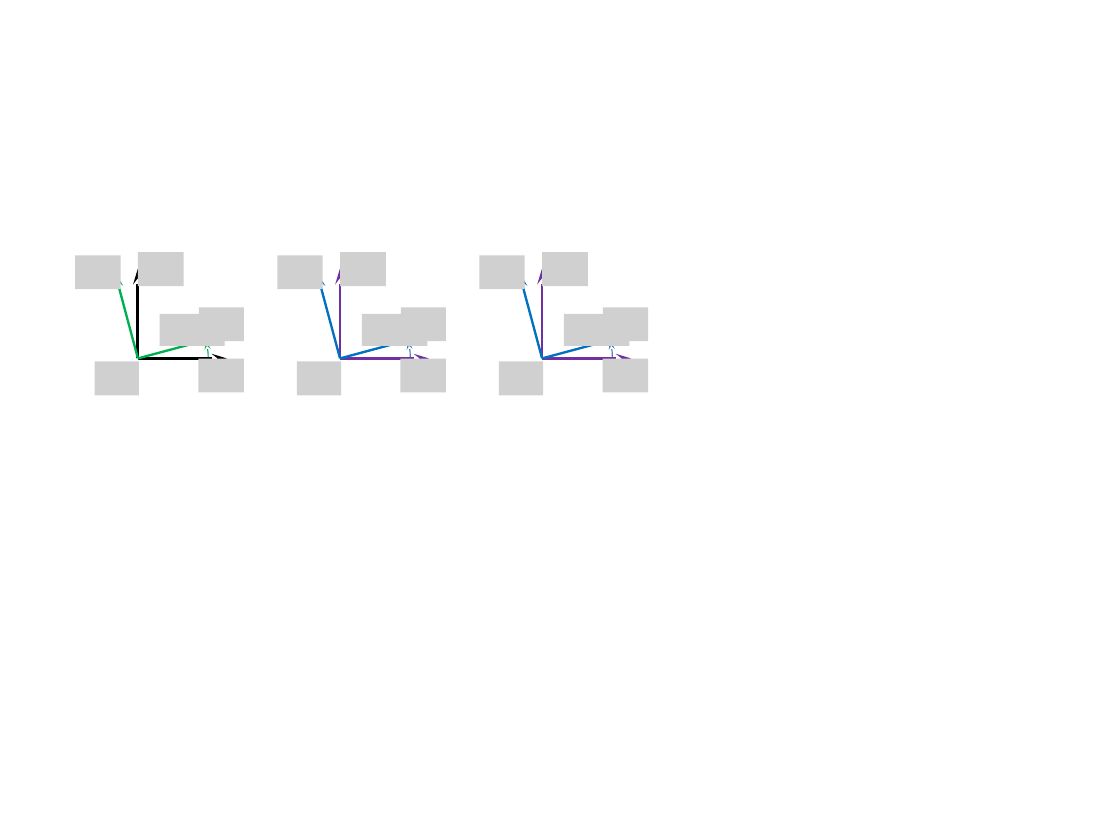
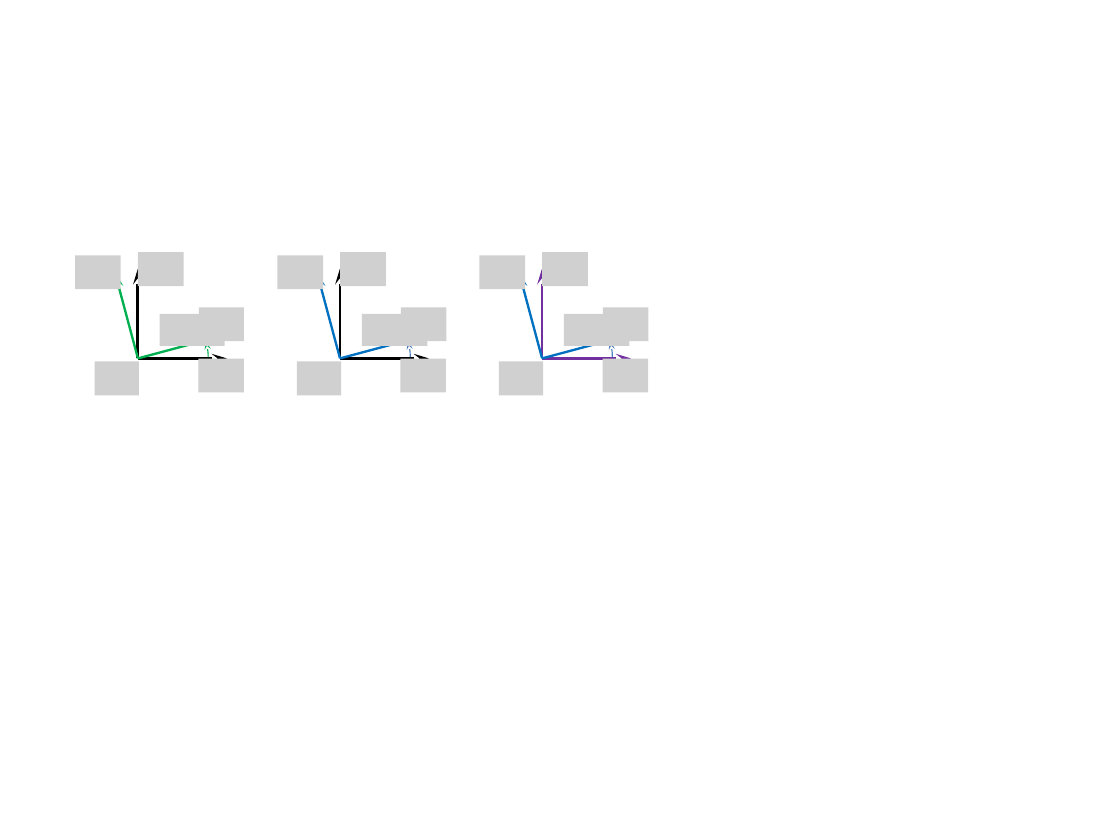
Before and after one commit to xpessoles/CI_03_EtudeCinematique, a slide deck: slide 3 of 06_CinematiquePoint/Cours/png/Figures.pptx. Drawn at 1120x840 pixels with LibreOffice and Linux fonts; fonts in the diff are those of the drawing; grey boxes stand for pictures. Boxes give left, top, right and bottom in pixels: in the first picture for what was removed or moved away, otherwise in the second. Text is boxed around its words. In the diff, an @@ line names an element or a change of style, - is before the commit and + after.

```diff
--- a/06_CinematiquePoint/Cours/png/Figures.pptx
+++ b/06_CinematiquePoint/Cours/png/Figures.pptx
@@ arrow (339, 358) - (339, 269): stroke #7030A0 1.5 pt to #000000 1.5 pt @@
@@ arrow (339, 358) - (429, 358): stroke #7030A0 1.5 pt to #000000 1.5 pt @@
```
Also in this commit, not shown: 6 other files.
